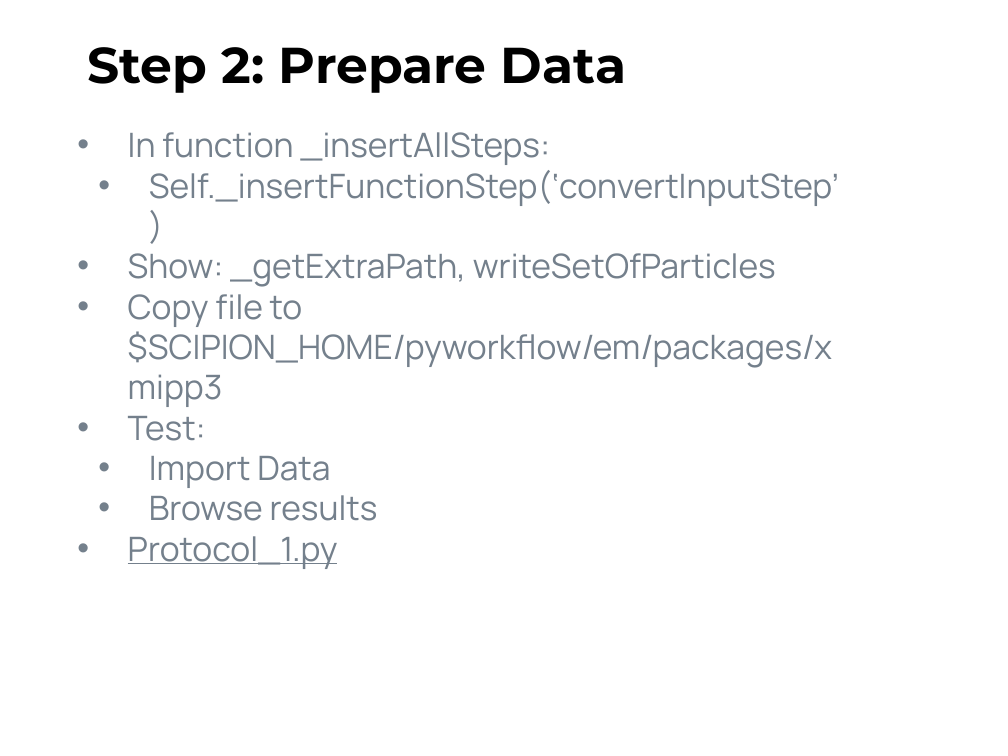
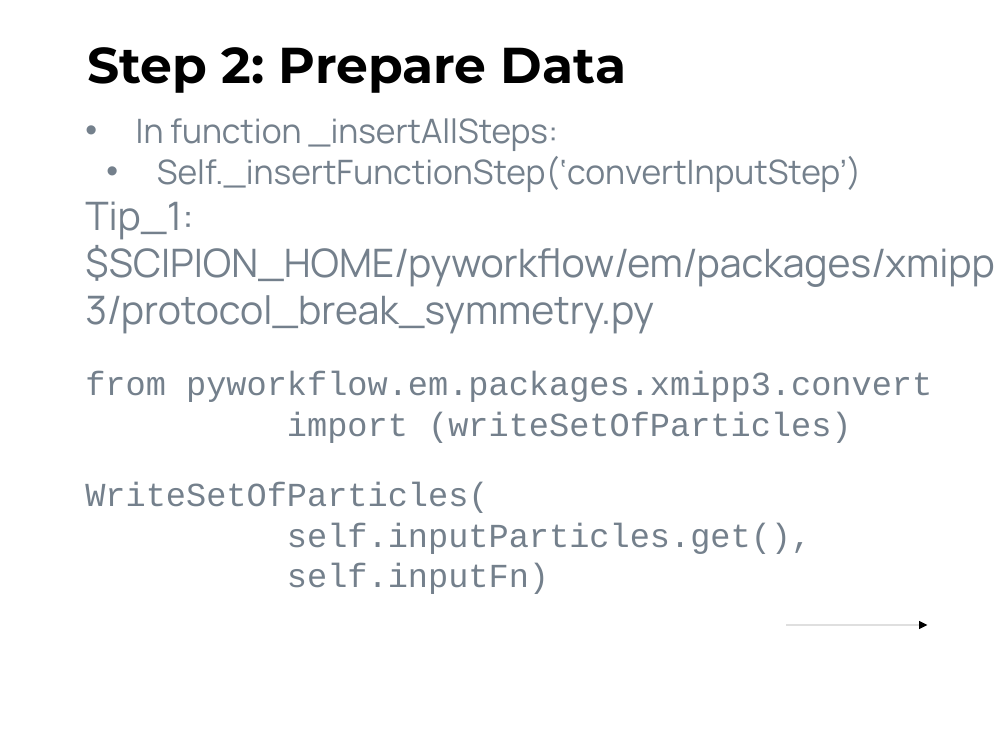
Before and after one commit to rmarabini/scipioncourseprotocols, a slide deck: slide 9 of Docs/talk2.pptx. Drawn at 1008x756 pixels with LibreOffice and Linux fonts; fonts in the diff are those of the drawing. Boxes give left, top, right and bottom in pixels: in the first picture for what was removed or moved away, otherwise in the second. Text is boxed around its words. In the diff, an @@ line names an element or a change of style, - is before the commit and + after.

```diff
--- a/Docs/talk2.pptx
+++ b/Docs/talk2.pptx
@@ text "In function _insertAllSteps:": place and size @@
-text "In function _insertAllSteps:" at (128,132,839,569)
+text "In function _insertAllSteps:" at (85,118,995,594)
@@ text at (85,201,995,594): text changed; font Manrope to Courier New @@
-• Show: _getExtraPath, writeSetOfParticles
-• Copy file to $SCIPION_HOME/pyworkflow/em/packages/xmipp3
-• Test:
-  • Import Data
-  • Browse results
-• Protocol_1.py
+Tip_1: $SCIPION_HOME/pyworkflow/em/packages/xmipp3/protocol_break_symmetry.py
+from pyworkflow.em.packages.xmipp3.convert
+import (writeSetOfParticles)
+WriteSetOfParticles(
+self.inputParticles.get(),
+self.inputFn)
@@ arrow added from (786, 625) to (927, 625), #000000 0.75 pt @@
```
Also in this commit, not shown: 6 other slides changed, 2 slides added, 1 slide removed, 1 other file.
